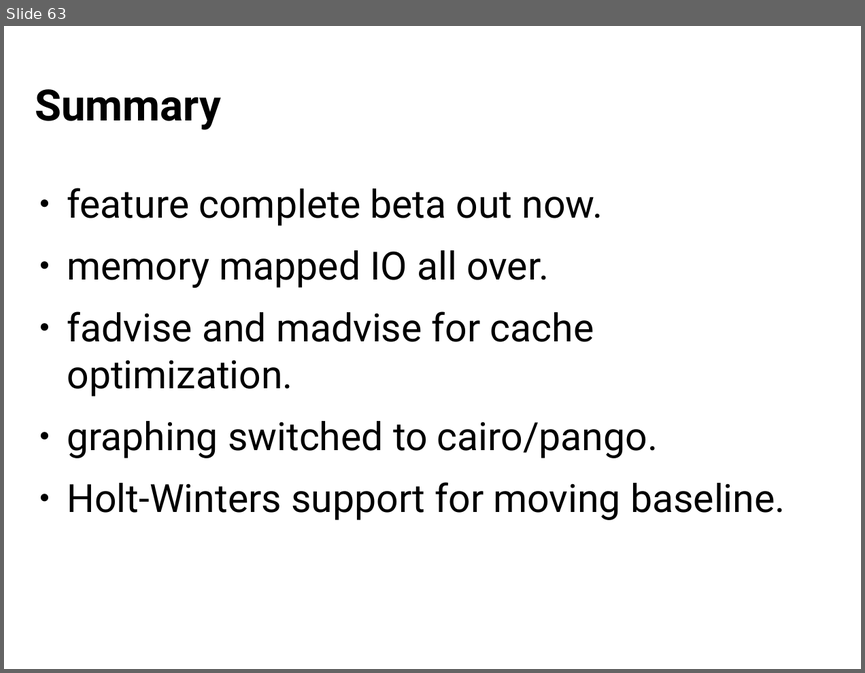
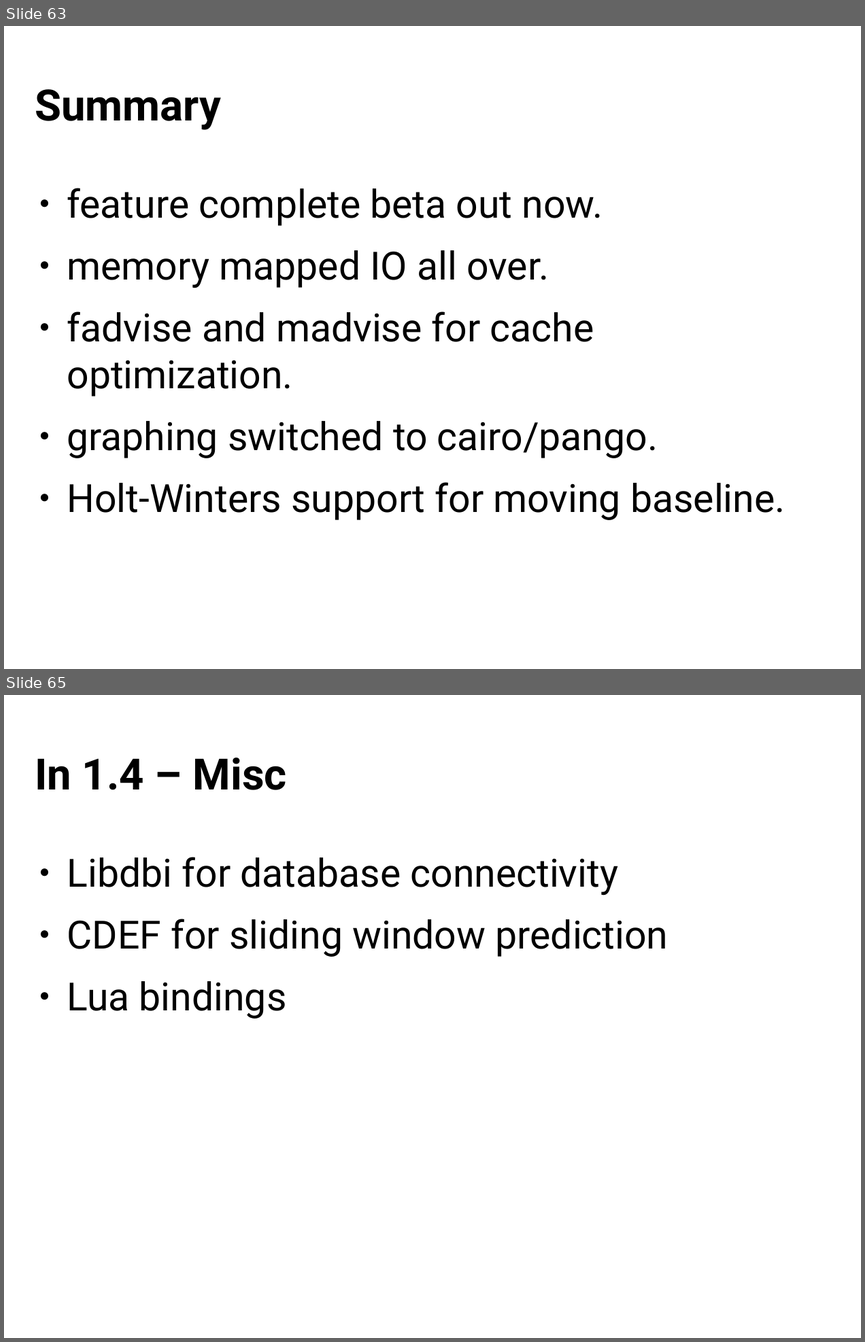
Before and after one commit to Distrotech/rrdtool, a slide deck: tutorial/lisa2008/rrd-intro.odp. Shown one above the other, each under a label of ours: slide 63 before the commit, slides 63 and 65 after it; the slides between them are not shown. The pictures are 865x673 and 865x1342 pixels, drawn with LibreOffice and Linux fonts; fonts in the diff are those of the drawing. Boxes give left, top, right and bottom in pixels: in the first picture for what was removed or moved away, otherwise in the second. Text is boxed around its words. In the diff, an @@ line names an element or a change of style, - is before the commit and + after.

```diff
--- a/tutorial/lisa2008/rrd-intro.odp
+++ b/tutorial/lisa2008/rrd-intro.odp
@@ slide 65 added at [4,695,861,1338], background #FFFFFF @@
@@ title added at [35,758,287,790], 40 pt, text #000000, bold @@
+In 1.4 – Misc
@@ text added at [67,857,668,1019], 36 pt, text #000000 @@
+● Libdbi for database connectivity
+● CDEF for sliding window prediction
+● Lua bindings
```
Also in this commit, not shown: 2 slides changed.
